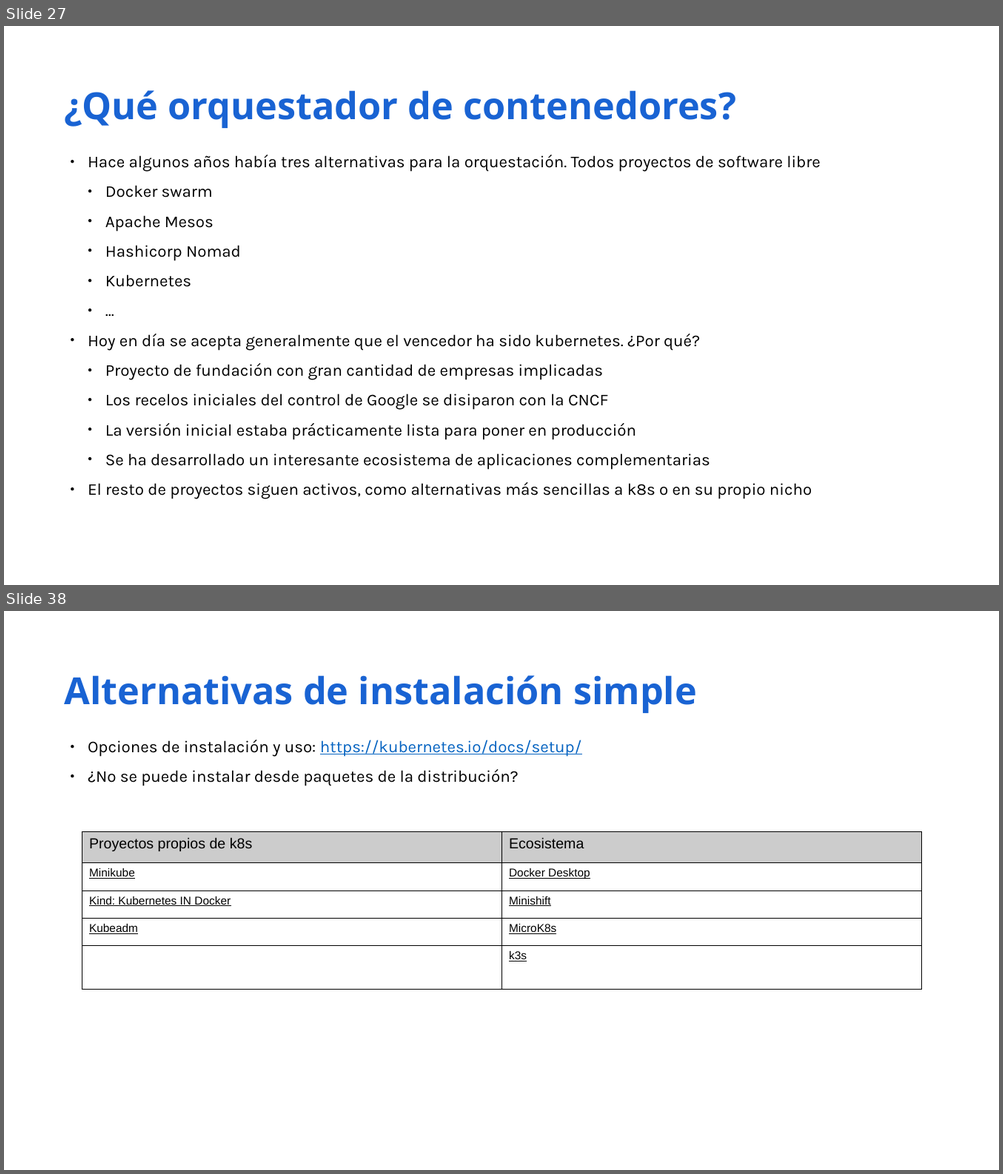
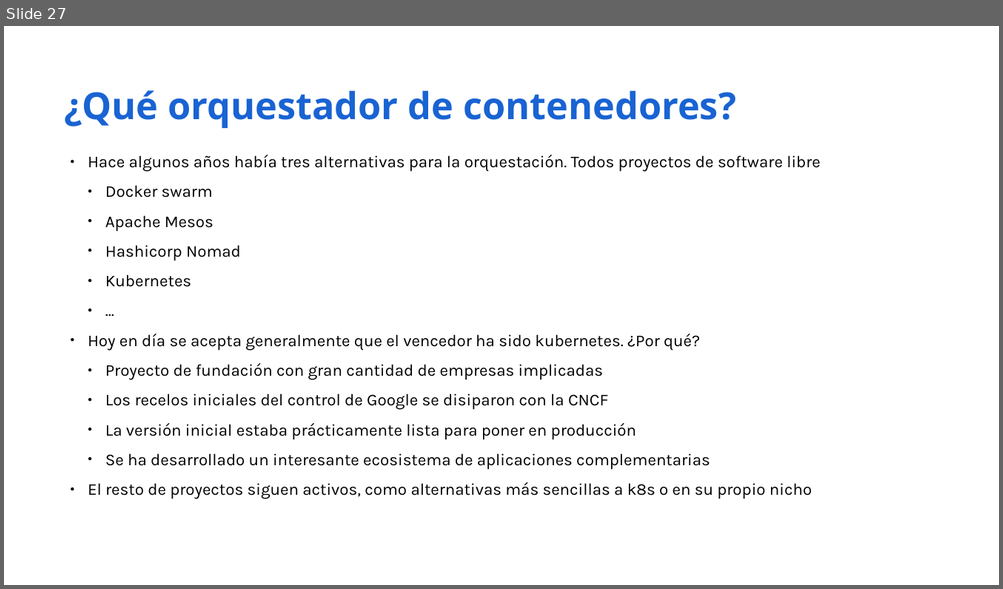
Before and after one commit to iesgn/kubernetes-storm, a slide deck: unidad1/presentacion_unidad1.odp. Shown one above the other, each under a label of ours: slides 27 and 38 before the commit, slide 27 after it; the slides between them are not shown. The pictures are 1003x1174 and 1003x589 pixels, drawn with LibreOffice and Linux fonts; fonts in the diff are those of the drawing. Boxes give left, top, right and bottom in pixels: in the first picture for what was removed or moved away, otherwise in the second. Text is boxed around its words. In the diff, an @@ line names an element or a change of style, - is before the commit and + after.

```diff
--- a/unidad1/presentacion_unidad1.odp
+++ b/unidad1/presentacion_unidad1.odp
@@ slide 38 removed at [4,611,999,1170], background #FFFFFF @@
@@ text removed at [64,675,697,713] @@
-Alternativas de instalación simple
@@ text removed at [88,740,581,786] @@
-● Opciones de instalación y uso: https://kubernetes.io/docs/setup/
-● ¿No se puede instalar desde paquetes de la distribución?
@@ table removed at [82,832,920,987], 5 rows, 2 columns @@
-Proyectos propios de k8s | Ecosistema
-Minikube | Docker Desktop
-Kind: Kubernetes IN Docker | Minishift
-Kubeadm | MicroK8s
- | k3s
```
Also in this commit, not shown: 2 slides changed, 12 other slides removed, 42 other files.
